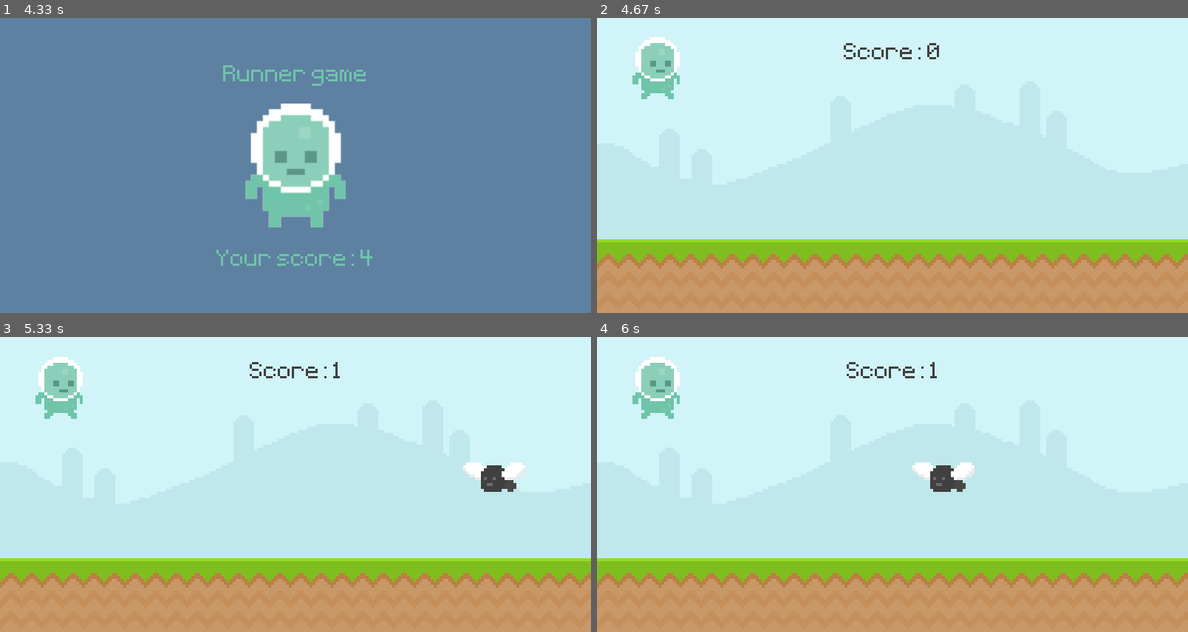
Above: before the commit, frames 1-4 (two rows, left to right).
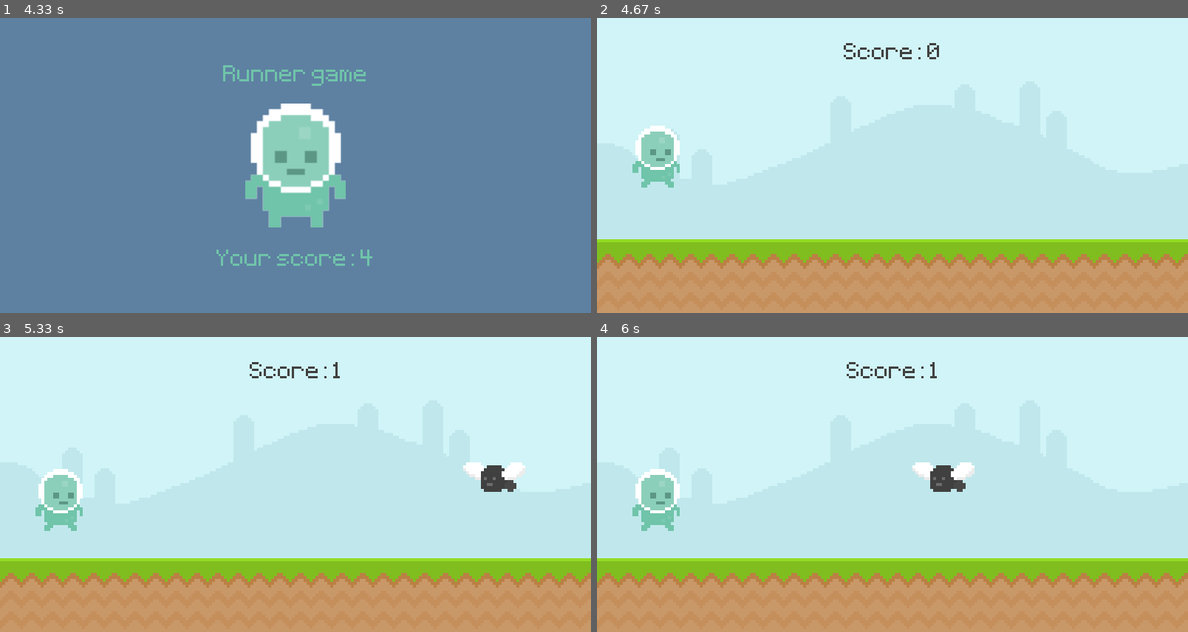
Above: after the commit, the same moments.

Repository: nickabrahams/pygame---1
Game: pygame game, started from index.py
Same seed, same stepped clock (60 frames per second), same inputs: the game is played once before the commit and once after it.
Inputs (mouse positions are in pixels of both pictures, inside the frame that each line leads up to):
- Up to frame 1 (4.33 s): tap Space at 0.33, 2, 2.4, 2.7, 3.23, 3.53, 4.27 s; click (59, 206) at 0.72 s
- Up to frame 2 (4.67 s): tap Space at 4.4, 4.6 s
- Up to frame 3 (5.33 s): tap Space at 4.73, 4.87, 5.03, 5.17, 5.3 s
- Up to frame 4 (6 s): tap Space every 0.13 s from 5.43 to 5.97 s

Frame 1 is identical in both runs. In frame 2, 2.5% of the frame differs, in the area x 6-14%, y 6-58%; in frame 3, 2.5%; in frame 4, 2.5%.

Commit message:
laatste commit voor thema wijziging

Diff:
--- a/index.py
+++ b/index.py
@@ -111,6 +111,8 @@
         screen.fill((94,129,162))
         screen.blit(player_stand,player_stand_rect)
         obstacle_rect_list.clear()
+        player_rect.midbottom = (80,300)
+        player_gravity = 0
 
         score_message = test_font.render(f'Your score: {score}',False,(111,196,169))
         score_message_rect = score_message.get_rect(center = (400,330))
Binary file added: new theme/Sky.png
Binary file added: new theme/ground.png
Binary file added: new theme/knife/Knife_1.png
Binary file added: new theme/knife/Knife_2.png
Binary file added: new theme/obstacle/obstacle_1.png
Binary file added: new theme/obstacle/obstacle_2.png
Binary file added: new theme/player/jump.png
Binary file added: new theme/player/player_stand.png
Binary file added: new theme/player/player_walk_1.png
Binary file added: new theme/player/player_walk_2.png
